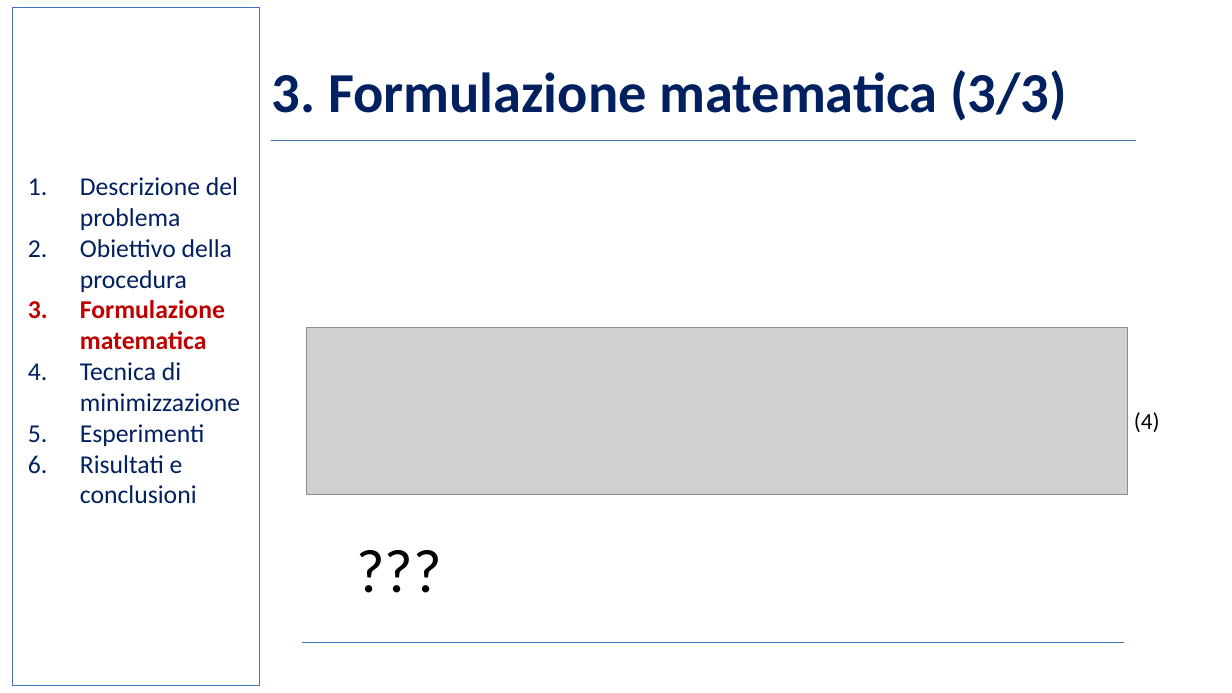
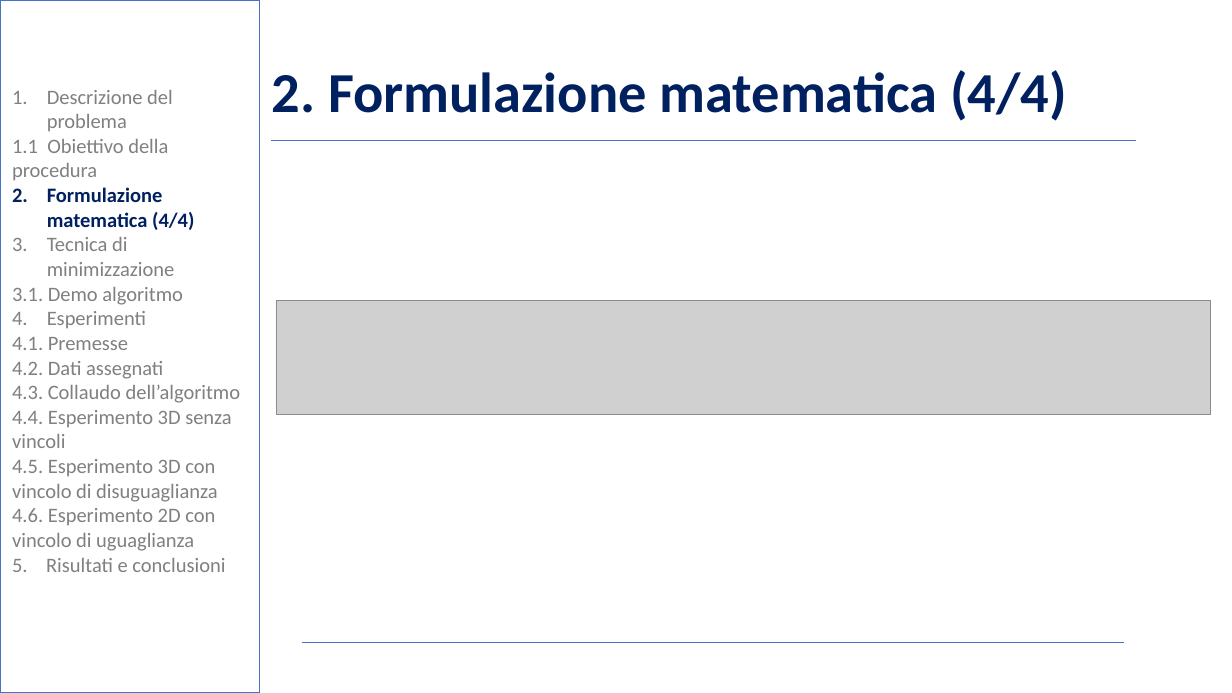
Before and after one commit to BernardoGiordano/NelderMeadMethod, a slide deck: slide 8 of writeup/Slides.pptx (slide 7 before the commit). Drawn at 1232x693 pixels with LibreOffice and Linux fonts; fonts in the diff are those of the drawing; grey boxes stand for pictures; background and template pictures are left out. Boxes give left, top, right and bottom in pixels: in the first picture for what was removed or moved away, otherwise in the second. Text is boxed around its words. In the diff, an @@ line names an element or a change of style, - is before the commit and + after.

```diff
--- a/writeup/Slides.pptx
+++ b/writeup/Slides.pptx
@@ rectangle: place and size @@
-rectangle at [13, 7, 260, 686]
+rectangle at [0, 0, 260, 693]
@@ rectangle at [0, 0, 260, 693]: fill none to #FFFFFF at 50% opacity @@
@@ text "Descrizione del problema": place and size @@
-text "Descrizione del problema" at [80, 177, 240, 504]
+text "Descrizione del problema" at [12, 90, 241, 572]
@@ text at [272, 70, 1066, 121]: text changed @@
-3. Formulazione matematica (3/3)
+2. Formulazione matematica (4/4)
@@ text at [47, 90, 175, 328]: size 20 to 16 pt, text colour #002060 to #808080 in "Descrizione del problema", "Tecnica di minimizzazione", "Esperimenti"; indent changed @@
@@ text at [12, 139, 194, 230]: text changed; size 20 to 16 pt; bold on @@
-2. Obiettivo della procedura
-3. Formulazione matematica
+1.1 Obiettivo della procedura
+2. Formulazione matematica (4/4)
@@ text at [12, 287, 183, 305]: paragraph added @@
+3.1. Demo algoritmo
@@ picture added at [277, 300, 1212, 414] @@
@@ picture removed at [307, 327, 1128, 494] @@
@@ text at [12, 337, 241, 572]: text changed; size 20 to 16 pt; text colour #002060 to #808080 @@
-6. Risultati e conclusioni
+4.1. Premesse
+4.2. Dati assegnati
+4.3. Collaudo dell’algoritmo
+4.4. Esperimento 3D senza vincoli
+4.5. Esperimento 3D con vincolo di disuguaglianza
+4.6. Esperimento 2D con vincolo di uguaglianza
+5. Risultati e conclusioni
@@ text removed at [1134, 412, 1160, 432] @@
-(4)
@@ text removed at [348, 526, 550, 610] @@
-???
```
Also in this commit, not shown: 18 other slides changed, 1 slide added, 3 other files.
